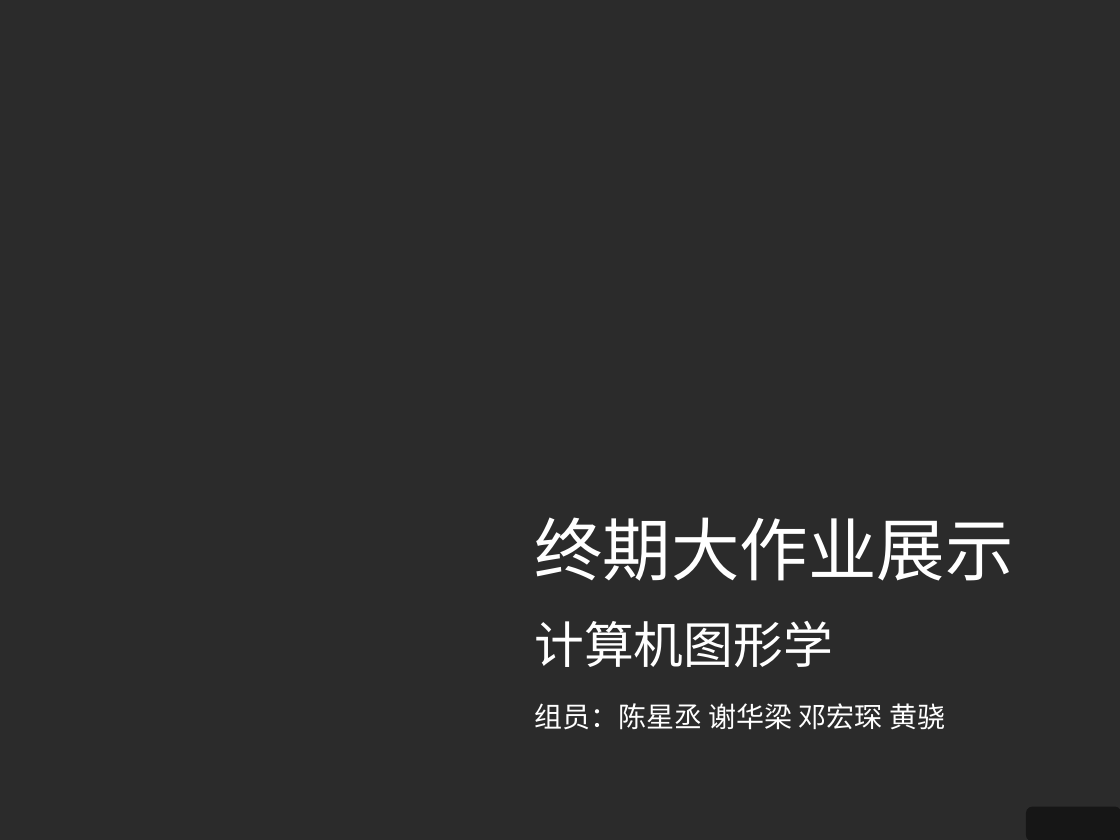
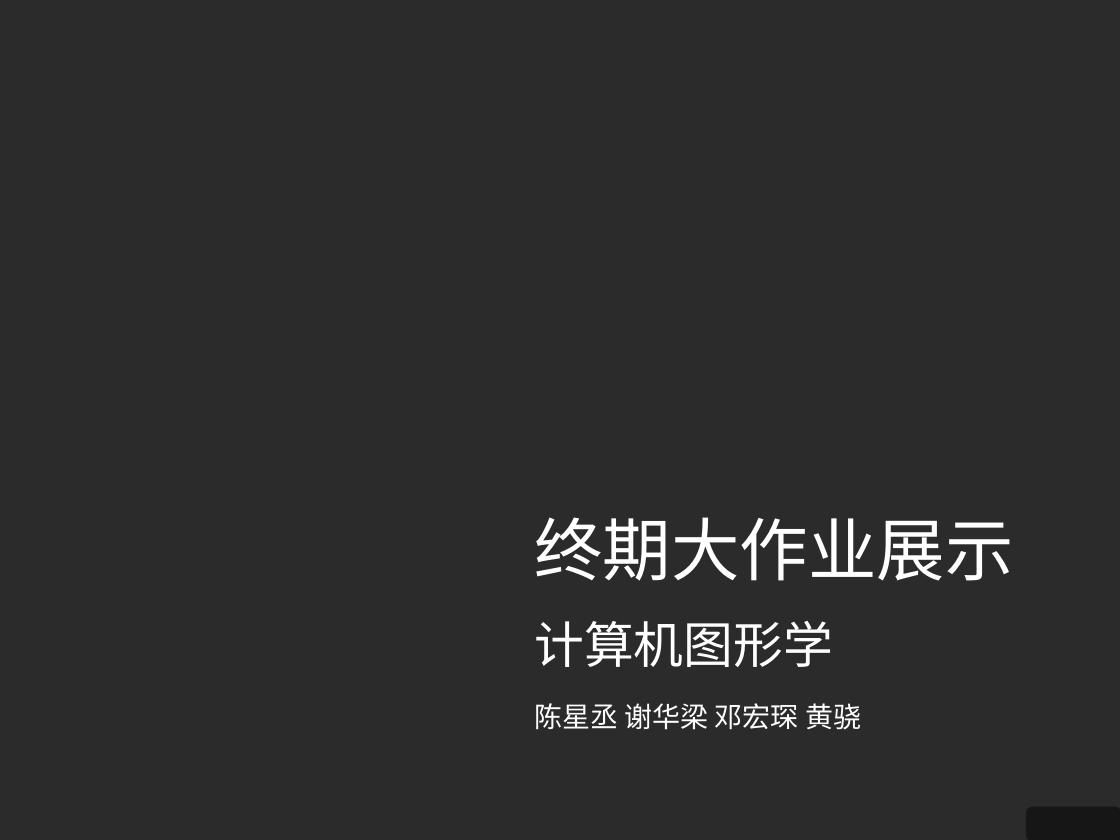
Before and after one commit to legendxcheng/rs-engine, a slide deck: slide 1 of doc/final presentation.ppt. Drawn at 1120x840 pixels with LibreOffice and Linux fonts; fonts in the diff are those of the drawing; background and template pictures are left out; a plain dark background stands for a picture behind light text. Boxes give left, top, right and bottom in pixels: in the first picture for what was removed or moved away, otherwise in the second. Text is boxed around its words. In the diff, an @@ line names an element or a change of style, - is before the commit and + after.

```diff
--- a/doc/final presentation.ppt
+++ b/doc/final presentation.ppt
@@ text at box(534, 703, 861, 730): text changed @@
-组员：陈星丞 谢华梁 邓宏琛 黄骁
+陈星丞 谢华梁 邓宏琛 黄骁
```
Also in this commit, not shown: 6 other slides changed, 3 slides added.
